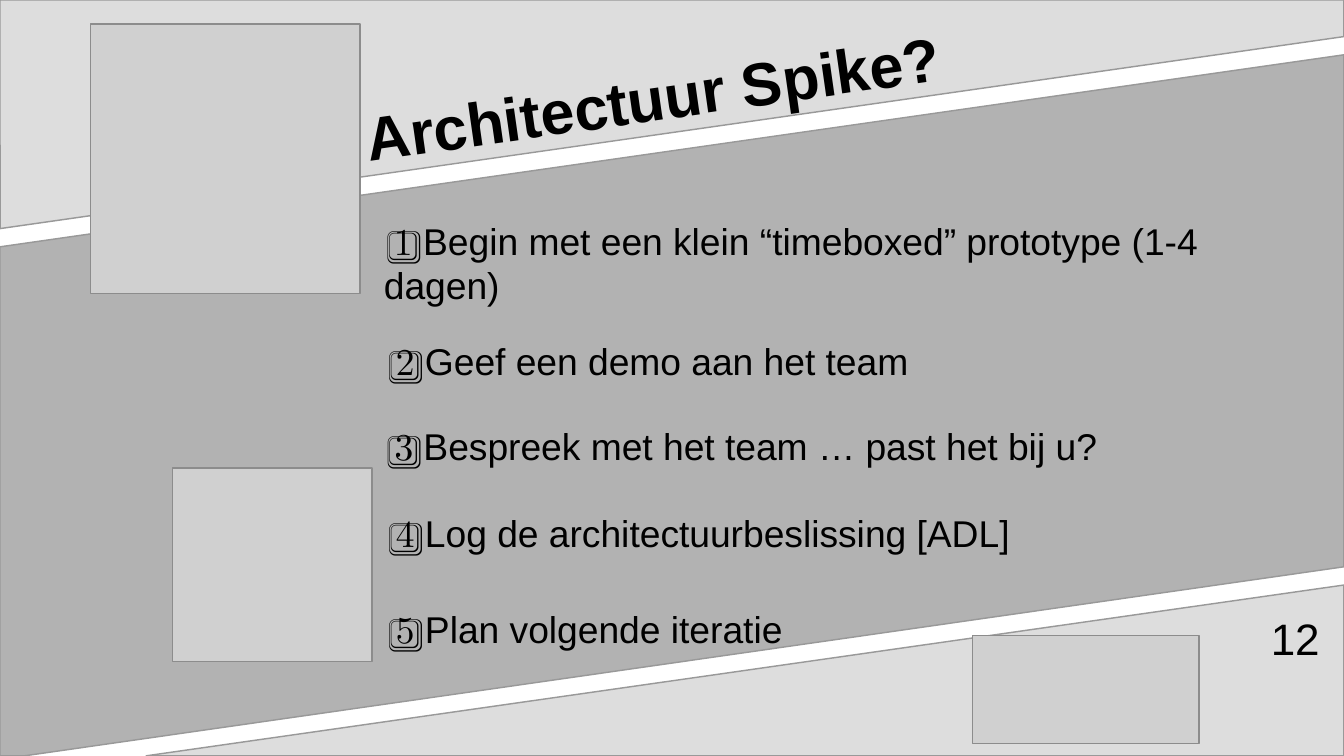
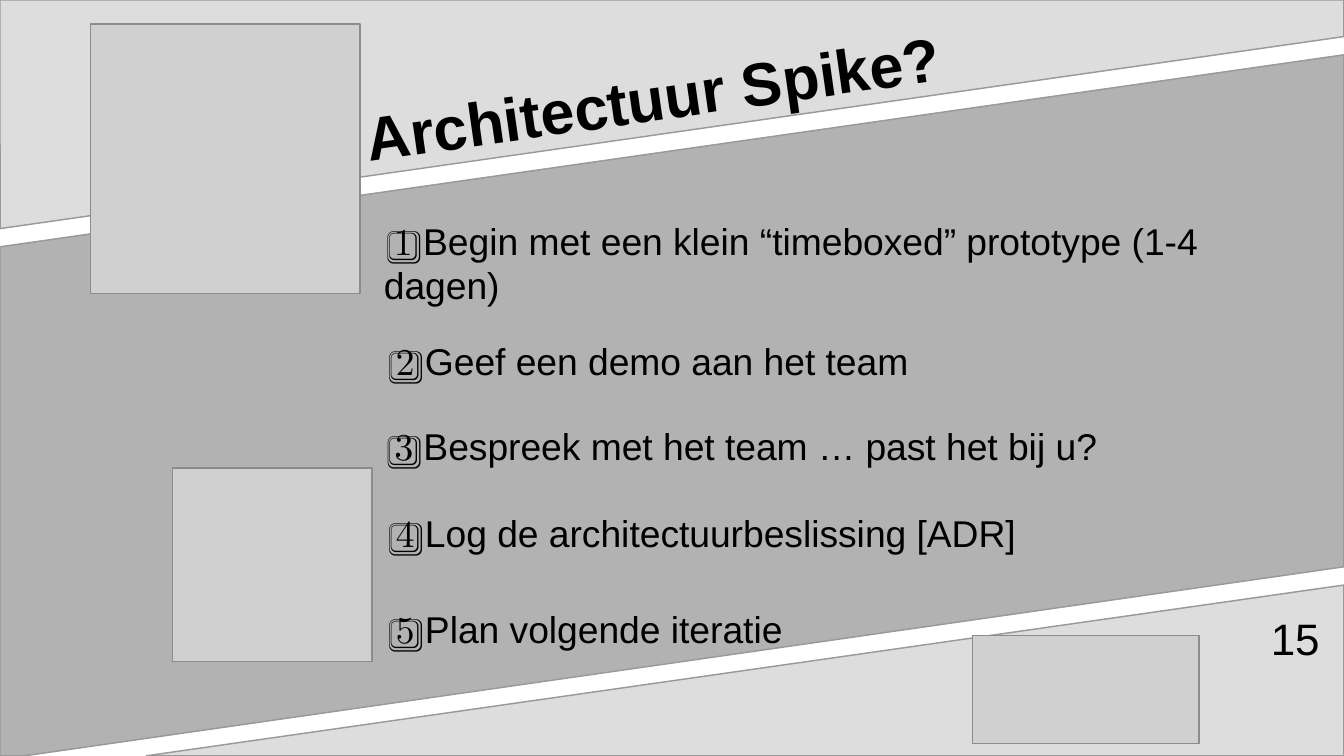
Before and after one commit to aventinesolutions/awsvsgcp-channel, a slide deck: slide 15 of ep002-Rust_in_Cloud_Native/ep002-Rust_in_Cloud_Native.odp (slide 12 before the commit). Drawn at 1344x756 pixels with LibreOffice and Linux fonts; fonts in the diff are those of the drawing; grey boxes stand for pictures. Boxes give left, top, right and bottom in pixels: in the first picture for what was removed or moved away, otherwise in the second. Text is boxed around its words. In the diff, an @@ line names an element or a change of style, - is before the commit and + after.

```diff
--- a/ep002-Rust_in_Cloud_Native/ep002-Rust_in_Cloud_Native.odp
+++ b/ep002-Rust_in_Cloud_Native/ep002-Rust_in_Cloud_Native.odp
@@ text at [396,520,1016,556]: text changed @@
-4️⃣ Log de architectuurbeslissing [ADL]
+4️⃣ Log de architectuurbeslissing [ADR]
@@ page number at [1271,624,1320,656]: text changed @@
-12
+15
```
Also in this commit, not shown: 8 other slides changed, 3 slides added, 6 other files.
